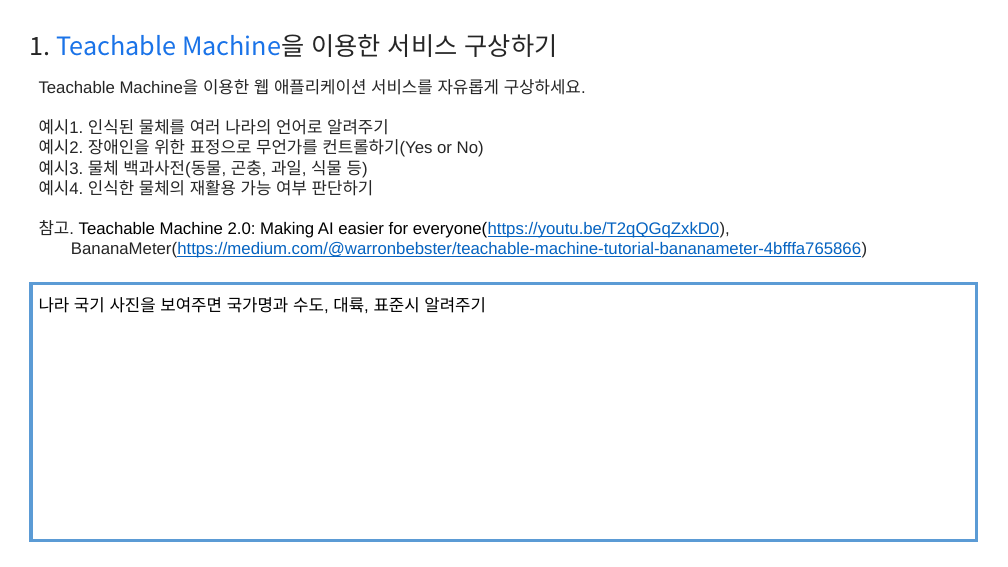
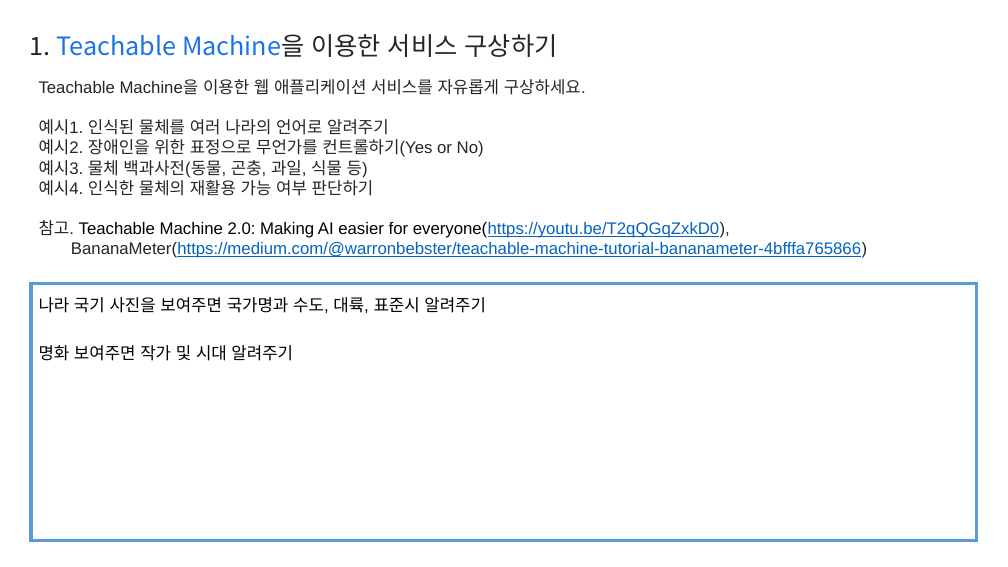
Before and after one commit to an-suhyun/template, a slide deck: slide 2 of Report.pptx. Drawn at 1008x567 pixels with LibreOffice and Linux fonts; fonts in the diff are those of the drawing. Boxes give left, top, right and bottom in pixels: in the first picture for what was removed or moved away, otherwise in the second. Text is boxed around its words. In the diff, an @@ line names an element or a change of style, - is before the commit and + after.

Commit message:
ppt update

```diff
--- a/Report.pptx
+++ b/Report.pptx
@@ text added at (x1=39, y1=345, x2=293, y2=361), 16 pt, text #000000 @@
+명화 보여주면 작가 및 시대 알려주기
```
